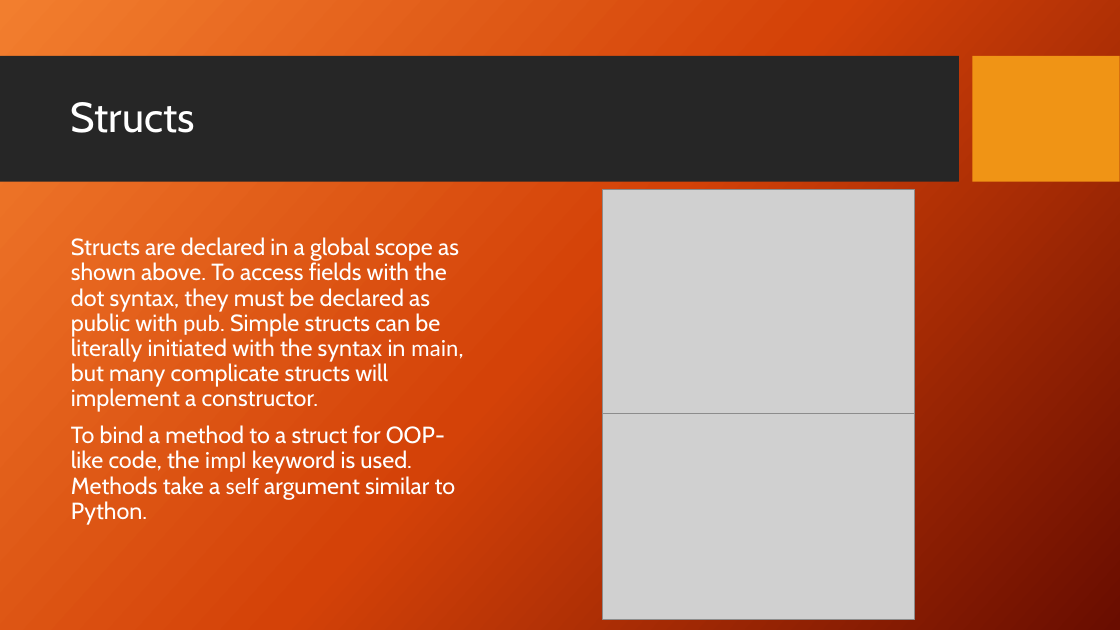
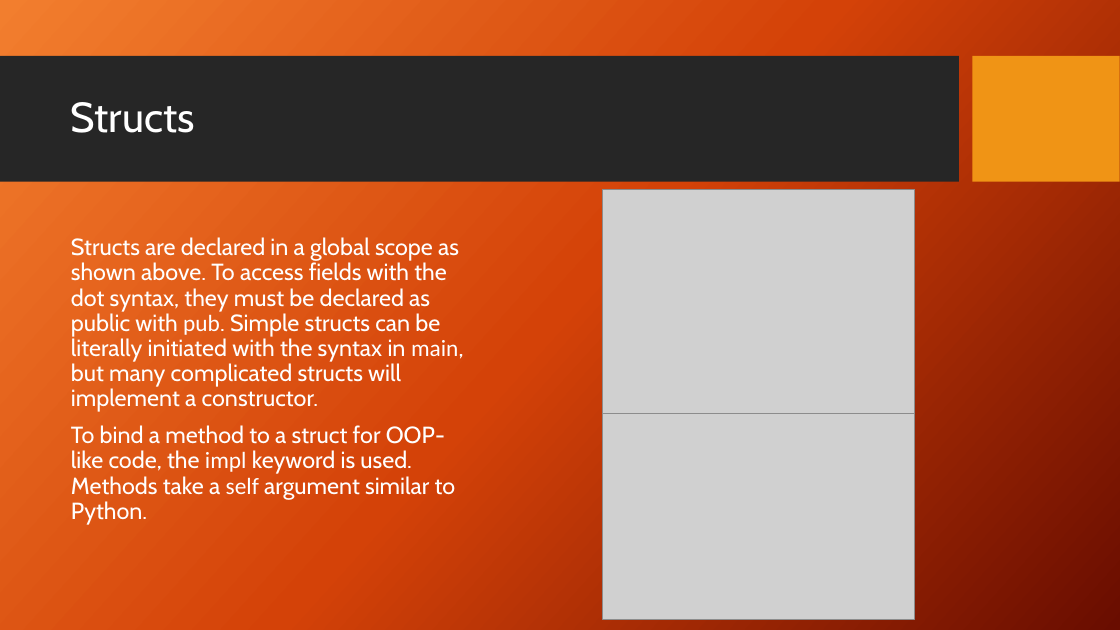
Before and after one commit to DaniloHP/csc372project1, a slide deck: slide 21 of Rust.pptx. Drawn at 1120x630 pixels with LibreOffice and Linux fonts; fonts in the diff are those of the drawing; grey boxes stand for pictures; background and template pictures are left out. Boxes give left, top, right and bottom in pixels: in the first picture for what was removed or moved away, otherwise in the second. Text is boxed around its words. In the diff, an @@ line names an element or a change of style, - is before the commit and + after.

```diff
--- a/Rust.pptx
+++ b/Rust.pptx
@@ text at [71, 237, 464, 412]: text changed @@
-Structs are declared in a global scope as shown above. To access fields with the dot syntax, they must be declared as public with pub. Simple structs can be literally initiated with the syntax in main, but many complicate structs will implement a constructor.
+Structs are declared in a global scope as shown above. To access fields with the dot syntax, they must be declared as public with pub. Simple structs can be literally initiated with the syntax in main, but many complicated structs will implement a constructor.
```
Also in this commit, not shown: 8 other slides changed, 1 slide added.
